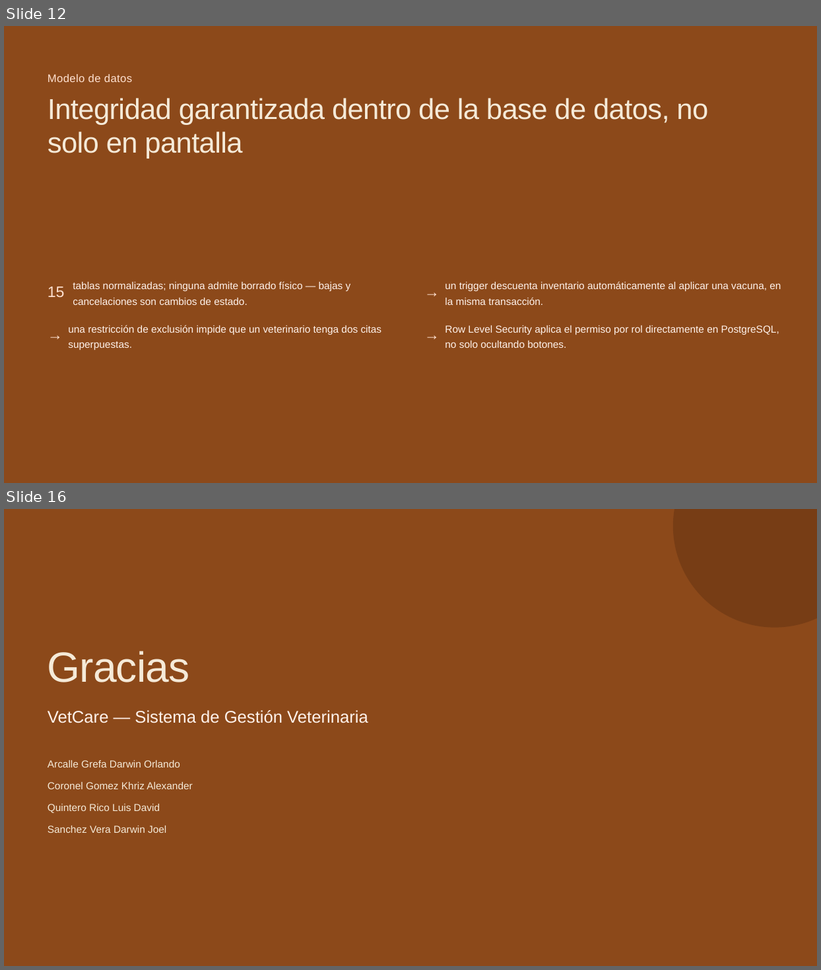
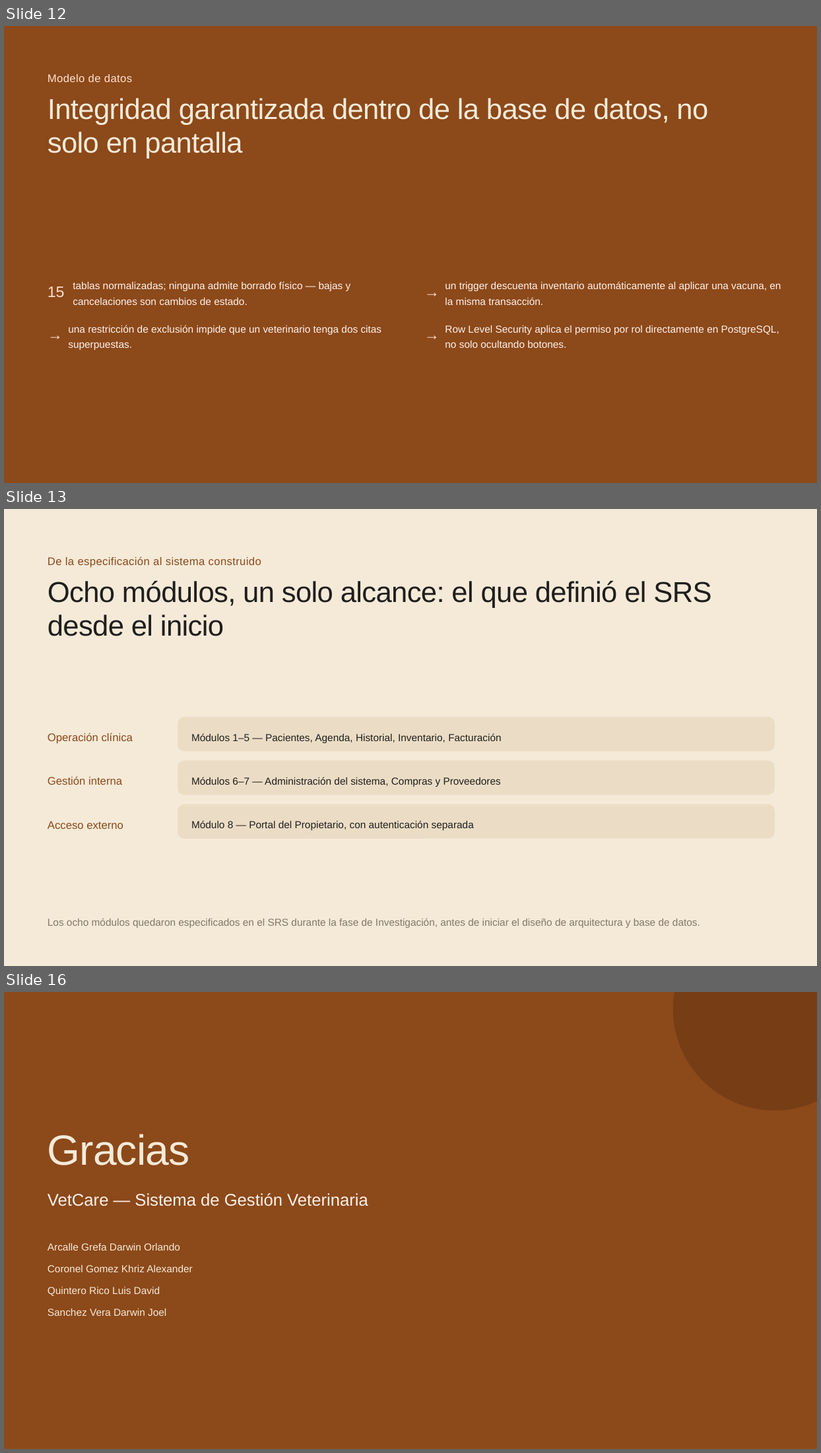
Before and after one commit to DarwinDevCode/Proyect-VetCare, a slide deck: Proyecto_VetCare__Desarrollo_y_metodolog_a.pptx. Shown one above the other, each under a label of ours: slides 12 and 16 before the commit, slides 12, 13 and 16 after it; the slides between them are not shown. The pictures are 821x970 and 821x1453 pixels, drawn with LibreOffice and Linux fonts; fonts in the diff are those of the drawing. Boxes give left, top, right and bottom in pixels: in the first picture for what was removed or moved away, otherwise in the second. Text is boxed around its words. In the diff, an @@ line names an element or a change of style, - is before the commit and + after.

```diff
--- a/Proyecto_VetCare__Desarrollo_y_metodolog_a.pptx
+++ b/Proyecto_VetCare__Desarrollo_y_metodolog_a.pptx
@@ slide 13 added at bbox=[4, 509, 817, 966], background #F5EAD8 @@
@@ text added at bbox=[48, 557, 261, 568], 19.5 pt, text #8C491A @@
+De la especificación al sistema construido
@@ text added at bbox=[48, 581, 712, 636], 51 pt, text #201E1D @@
+Ocho módulos, un solo alcance: el que definió el SRS desde el inicio
@@ rounded rectangle added at bbox=[178, 717, 775, 752], fill #EBDDC5 @@
@@ text added at bbox=[48, 733, 133, 744], 19.5 pt, text #8C491A @@
+Operación clínica
@@ text added at bbox=[191, 733, 501, 743], 18 pt, text #201E1D @@
+Módulos 1–5 — Pacientes, Agenda, Historial, Inventario, Facturación
@@ rounded rectangle added at bbox=[178, 760, 775, 795], fill #EBDDC5 @@
@@ text added at bbox=[48, 776, 122, 785], 19.5 pt, text #8C491A @@
+Gestión interna
@@ text added at bbox=[191, 777, 501, 787], 18 pt, text #201E1D @@
+Módulos 6–7 — Administración del sistema, Compras y Proveedores
@@ rounded rectangle added at bbox=[178, 805, 775, 839], fill #EBDDC5 @@
@@ text added at bbox=[48, 821, 123, 829], 19.5 pt, text #8C491A @@
+Acceso externo
@@ text added at bbox=[191, 821, 474, 830], 18 pt, text #201E1D @@
+Módulo 8 — Portal del Propietario, con autenticación separada
@@ text added at bbox=[48, 919, 700, 928], 18 pt, text #82796A @@
+Los ocho módulos quedaron especificados en el SRS durante la fase de Investigación, antes de iniciar el diseño de arquitectura y base de datos.
```
Also in this commit, not shown: 10 slides changed, 1 slide removed, 2 other files.
